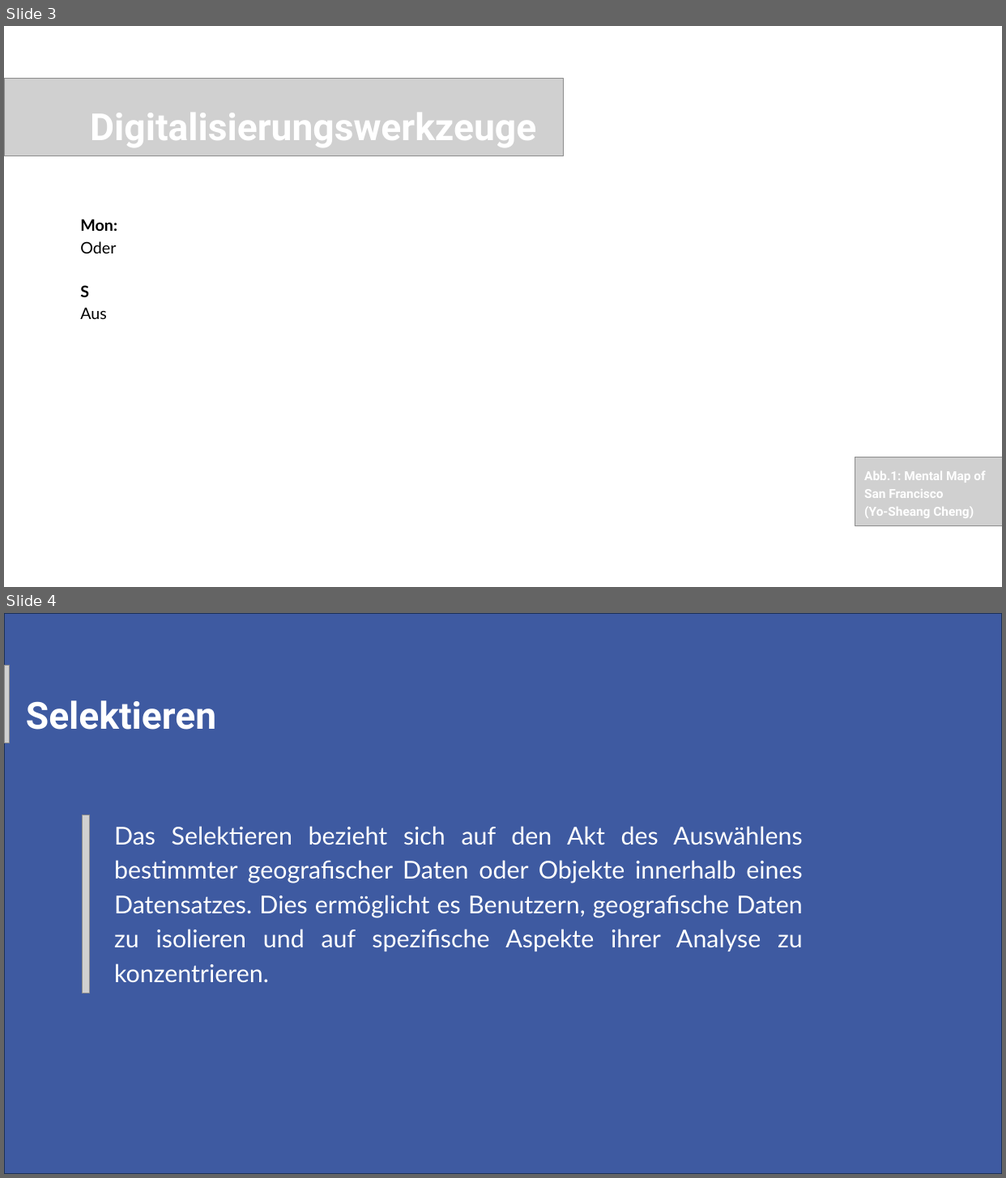
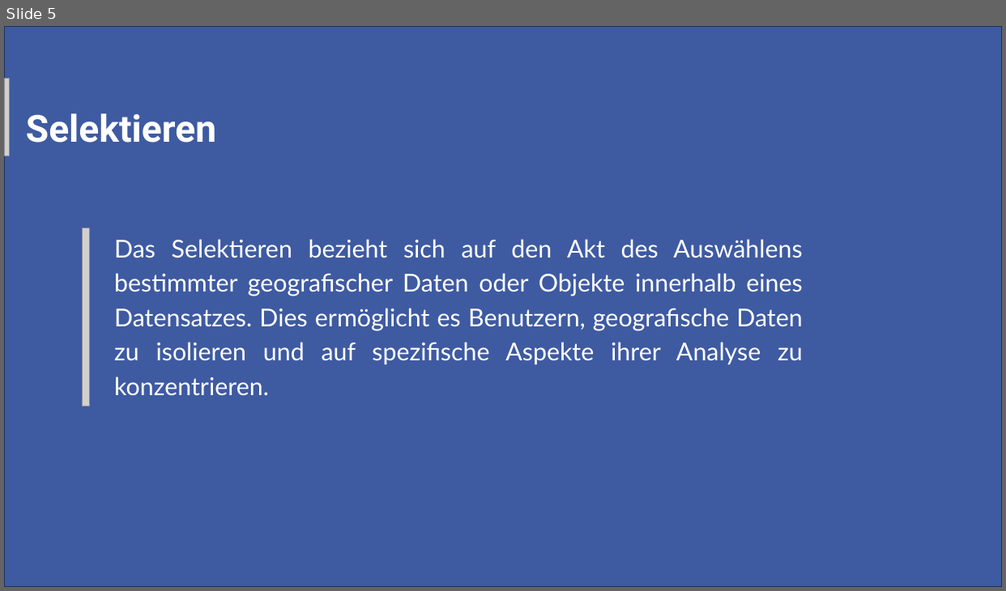
Before and after one commit to oer4sdi/OER-EinfuehrungGeoinformatik, a slide deck: Single_Learning_Element/Powerpoint/3_DigitalisierenSelektierenManipulieren_ppt/Presentation_DigiSelektiMani.pptx. Shown one above the other, each under a label of ours: slides 3 and 4 before the commit, slide 5 after it. The pictures are 1006x1178 and 1006x591 pixels, drawn with LibreOffice and Linux fonts; fonts in the diff are those of the drawing; grey boxes stand for pictures. Boxes give left, top, right and bottom in pixels: in the first picture for what was removed or moved away, otherwise in the second. Text is boxed around its words. In the diff, an @@ line names an element or a change of style, - is before the commit and + after.

```diff
--- a/Single_Learning_Element/Powerpoint/3_DigitalisierenSelektierenManipulieren_ppt/Presentation_DigiSelektiMani.pptx
+++ b/Single_Learning_Element/Powerpoint/3_DigitalisierenSelektierenManipulieren_ppt/Presentation_DigiSelektiMani.pptx
@@ slide 3 removed at (4, 26, 1002, 587), background #FFFFFF @@
@@ picture removed at (4, 78, 563, 156) @@
@@ text removed at (90, 113, 536, 148) @@
-Digitalisierungswerkzeuge
@@ text removed at (80, 219, 117, 319) @@
-Mon:
-Oder
-S
-Aus
@@ picture removed at (854, 458, 1002, 527) @@
@@ text removed at (864, 472, 985, 518) @@
-Abb.1: Mental Map of San Francisco
-(Yo-Sheang Cheng)
@@ what was slide 4 is now slide 5 @@
```
Also in this commit, not shown: 5 slides changed, 5 slides added, 20 other files.
